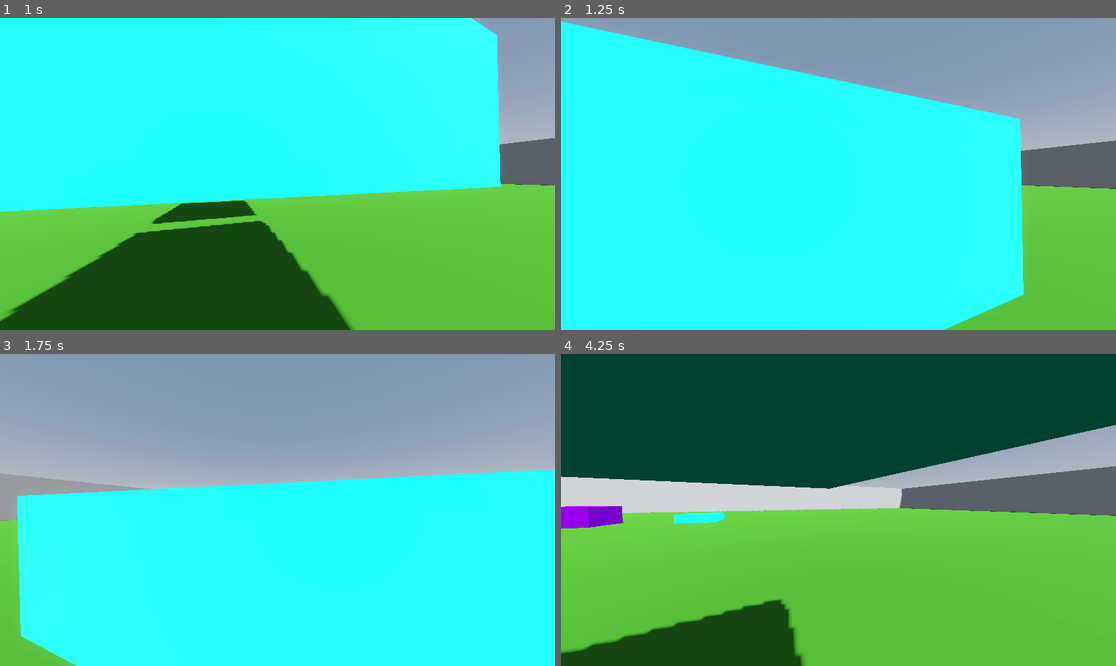
Above: before the commit, frames 1-4 (two rows, left to right).
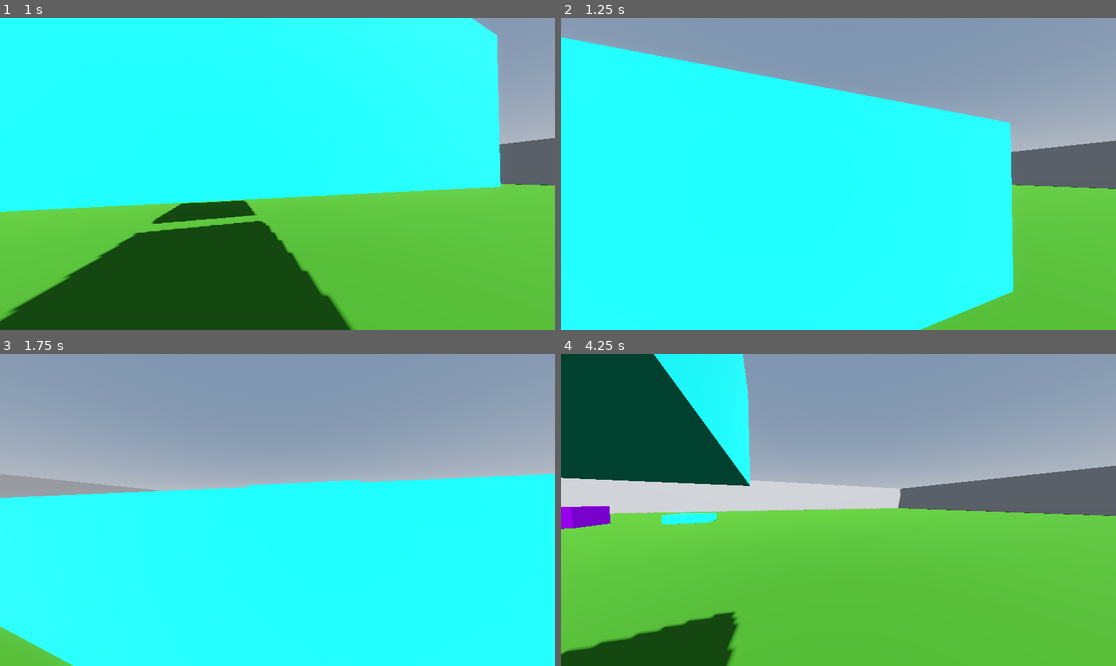
Above: after the commit, the same moments.

Repository: lestercantor/godot-3d-practice
Game: Godot game, scene res://World/world.tscn
The game is run twice, just before and just after one commit, with the same random seed, the same clock (stepped at 60 frames per second) and the same inputs.
Inputs (mouse positions are in pixels of both pictures, inside the frame that each line leads up to):
- Up to frame 1 (1 s): tap Enter at 0.5 s; move the mouse to (305, 174) at 0.52 s; hold W (up) from 0.53 s (still down); hold Ctrl (crouch) from 0.53 s (still down); tap Space (jump) at 0.77 s; tap Shift (sprint) at 0.8 s
- Up to frame 2 (1.25 s): keep holding W (up); keep holding Ctrl (crouch); tap Space (jump) at 1.07 s
- Up to frame 3 (1.75 s): keep holding W (up); move the mouse to (249, 510) at 1.27 s; release Ctrl (crouch) at 1.28 s; tap Shift (sprint) at 1.35 s; tap Space (jump) at 1.52, 1.55 s
- Up to frame 4 (4.25 s): keep holding W (up); tap Space (jump) at 1.82, 2.1, 3.02, 3.32, 3.77, 3.8, 4.07 s; move the mouse to (849, 503) at 2.02 s; hold Ctrl (crouch) 2.03-2.78 s; move the mouse to (832, 516) at 2.77 s; tap Ctrl (crouch) at 2.85 s; tap Shift (sprint) at 3.05 s; move the mouse to (877, 513) at 3.52 s; hold Shift (sprint) from 3.53 s (still down)

Frame 1 is identical in both runs. In frame 2, 4.3% of the frame differs, in the area x 0-100%, y 1-100%; in frame 3, 2.3%; in frame 4, 30%, in the area x 0-100%, y 0-100%.

Commit message:
prevent the player from doing sudden movements mid air

Diff:
--- a/Movement Component/CustomMovementComponent.gd
+++ b/Movement Component/CustomMovementComponent.gd
@@ -4,12 +4,14 @@
 @export var actor: Player
 
 const JUMP_VELOCITY = 4.5
+const FRICTION: float = 55
 
 # Different speeds for different movement states
 var walking_speed: float = 5.0
 var sprint_speed: float = walking_speed * 1.75
 var crouching_speed: float = walking_speed * 0.65
 var current_speed = walking_speed
+var midair_speed = 5
 
 # Sprinting variables
 var is_sprinting: bool = false
@@ -60,13 +62,19 @@
 	# As good practice, you should replace UI actions with custom gameplay actions.
 	var input_dir := Input.get_vector("left", "right", "up", "down")
 	var direction := (actor.transform.basis * Vector3(input_dir.x, 0, input_dir.y)).normalized()
-	if direction:
-		actor.velocity.x = direction.x * current_speed
-		actor.velocity.z = direction.z * current_speed
+	if actor.is_on_floor():
+		if direction:
+			actor.velocity.x = direction.x * current_speed
+			actor.velocity.z = direction.z * current_speed
+		else:
+			actor.velocity.x = move_toward(actor.velocity.x, 0, FRICTION * delta)
+			actor.velocity.z = move_toward(actor.velocity.z, 0, FRICTION * delta)
 	else:
-		actor.velocity.x = move_toward(actor.velocity.x, 0, current_speed)
-		actor.velocity.z = move_toward(actor.velocity.z, 0, current_speed)
-
+		# Movement for when the player is mid air. Prevents the player from suddenly moving in a different direction
+		# So the player carries on moving towards the direction they were moving towards
+		# midair_speed variable is how much control the player has in the air
+		actor.velocity.x = move_toward(actor.velocity.x, direction.x * current_speed, delta * midair_speed)
+		actor.velocity.z = move_toward(actor.velocity.z, direction.z * current_speed, delta * midair_speed)
 	actor.move_and_slide()
 
 func _input(event: InputEvent) -> void:
@@ -162,3 +170,7 @@
 		# If they are crouching in the air
 		if is_crouching:
 			end_crouch()
+
+# Helper function to check if the player is moving
+func is_moving() -> bool:
+	return (abs(actor.velocity.x) != 0) or (abs(actor.velocity.z) != 0)
--- a/Player/player.gd
+++ b/Player/player.gd
@@ -21,9 +21,9 @@
 
 func _physics_process(delta: float) -> void:
 	# Check if the player starts or stops moving
-	if is_moving() != was_moving:
+	if cmc.is_moving() != was_moving:
 		update_fov()
-	was_moving = is_moving()
+	was_moving = cmc.is_moving()
 
 	# Smoothly update FOV if BFov_lerp is active
 	if bFov_lerp:
@@ -45,13 +45,9 @@
 
 func update_fov() -> void:
 	# Set target FOV based on the movement state
-	if cmc.is_sprinting and is_moving() and !cmc.is_crouching:
+	if cmc.is_sprinting and cmc.is_moving() and !cmc.is_crouching:
 		target_fov = base_fov + (cmc.sprint_speed * 2)
 	else:
 		target_fov = base_fov
 
 	bFov_lerp = true # Enable lerping for the smooth transition
-
-# Helper function to check if the player is moving
-func is_moving() -> bool:
-	return (abs(velocity.x) != 0) or (abs(velocity.z) != 0)
--- a/World/world.tscn
+++ b/World/world.tscn
@@ -103,3 +103,4 @@
 
 [node name="Player" parent="." instance=ExtResource("1_5e36h")]
 transform = Transform3D(1, 0, 0, 0, 1, 0, 0, 0, 1, -0.351983, 1.0005, 1.29793)
+sensitivity = 0.3
